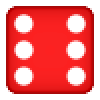
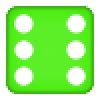
Layered file, before and after one edit (100x100). Changes by layer:
showed "die base lime", painted on it over [6, 6, 94, 94]
hid "die base saturated" over [6, 6, 94, 94]
